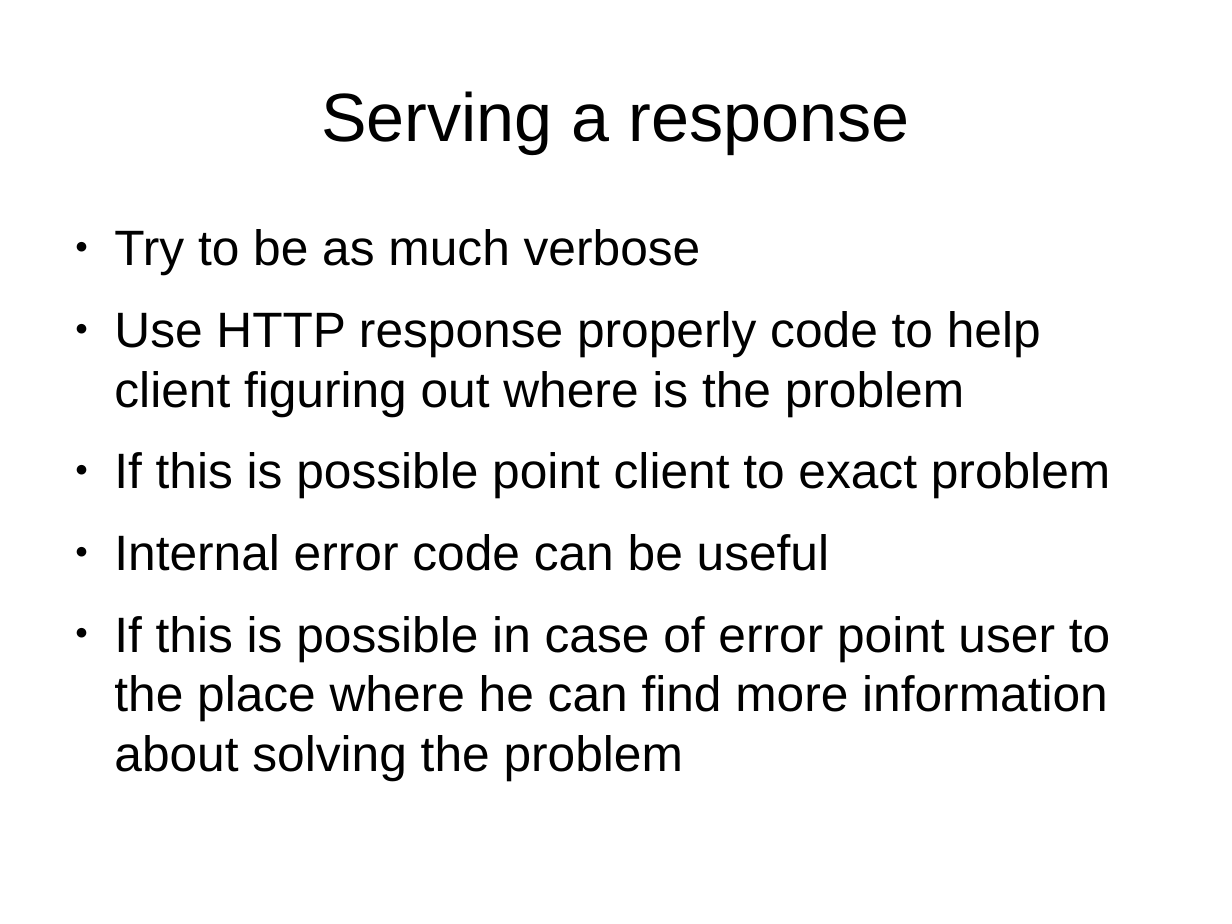
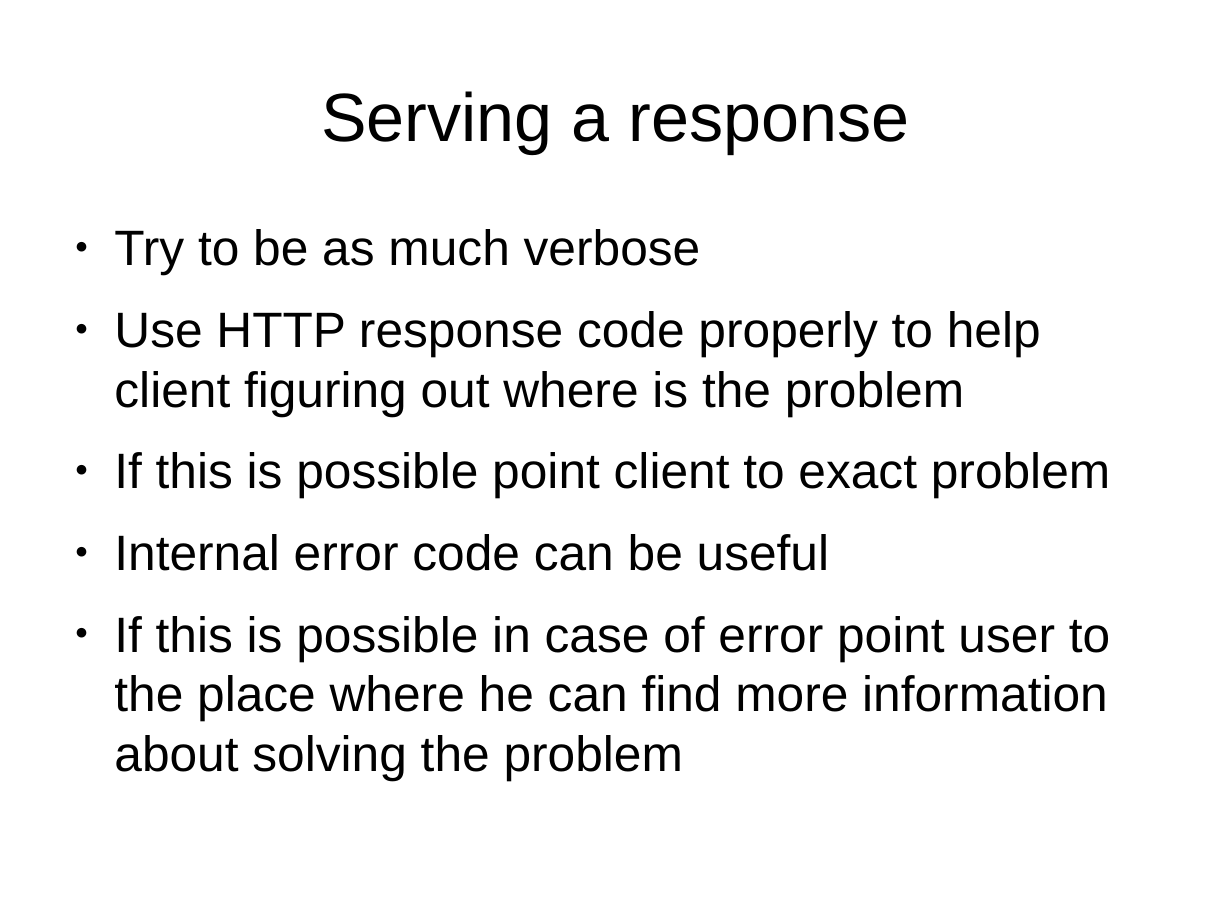
Before and after one commit to netzu/rest-presentation, a slide deck: slide 32 of RestfulFundaments.odp. Drawn at 1232x924 pixels with LibreOffice and Linux fonts; fonts in the diff are those of the drawing. Boxes give left, top, right and bottom in pixels: in the first picture for what was removed or moved away, otherwise in the second. Text is boxed around its words. In the diff, an @@ line names an element or a change of style, - is before the commit and + after.

```diff
--- a/RestfulFundaments.odp
+++ b/RestfulFundaments.odp
@@ text at bbox=[114, 311, 1041, 416]: text changed @@
-● Use HTTP response properly code to help client figuring out where is the problem
+● Use HTTP response code properly to help client figuring out where is the problem
```
Also in this commit, not shown: 3 other slides changed, 1 other file.
